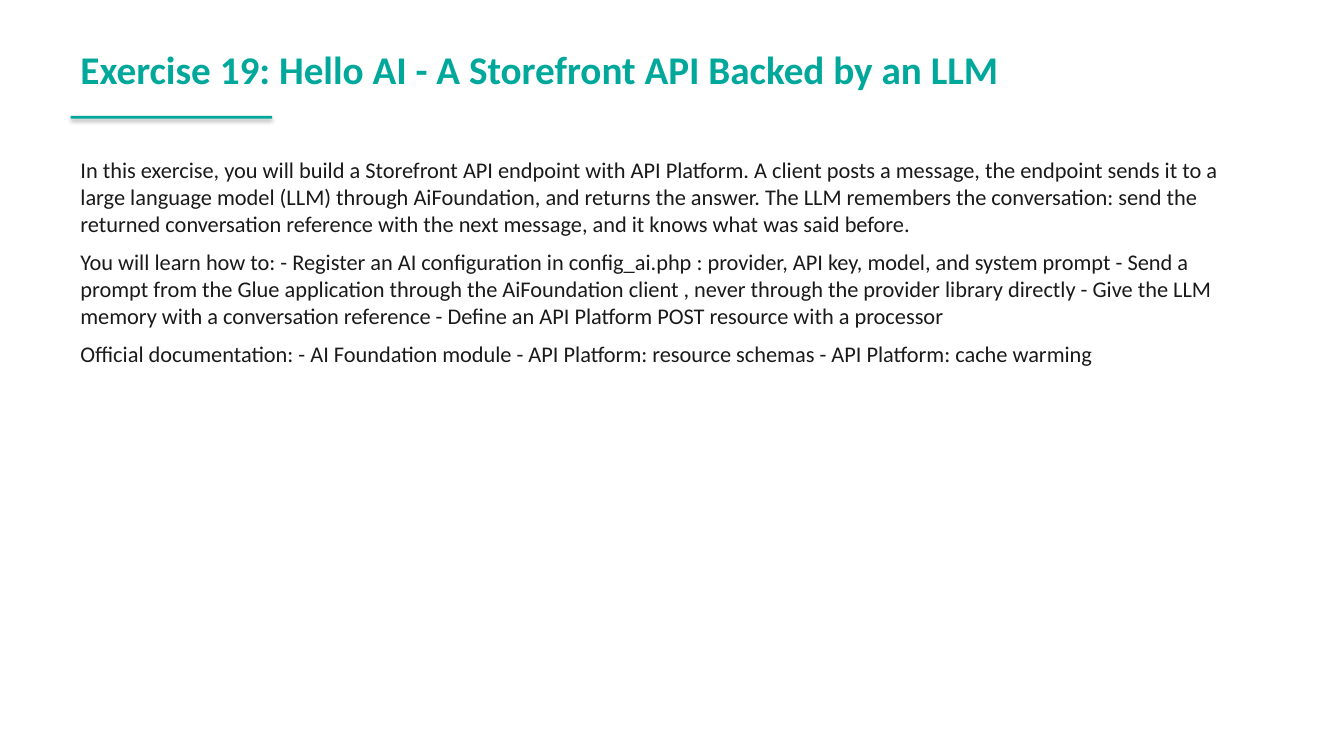
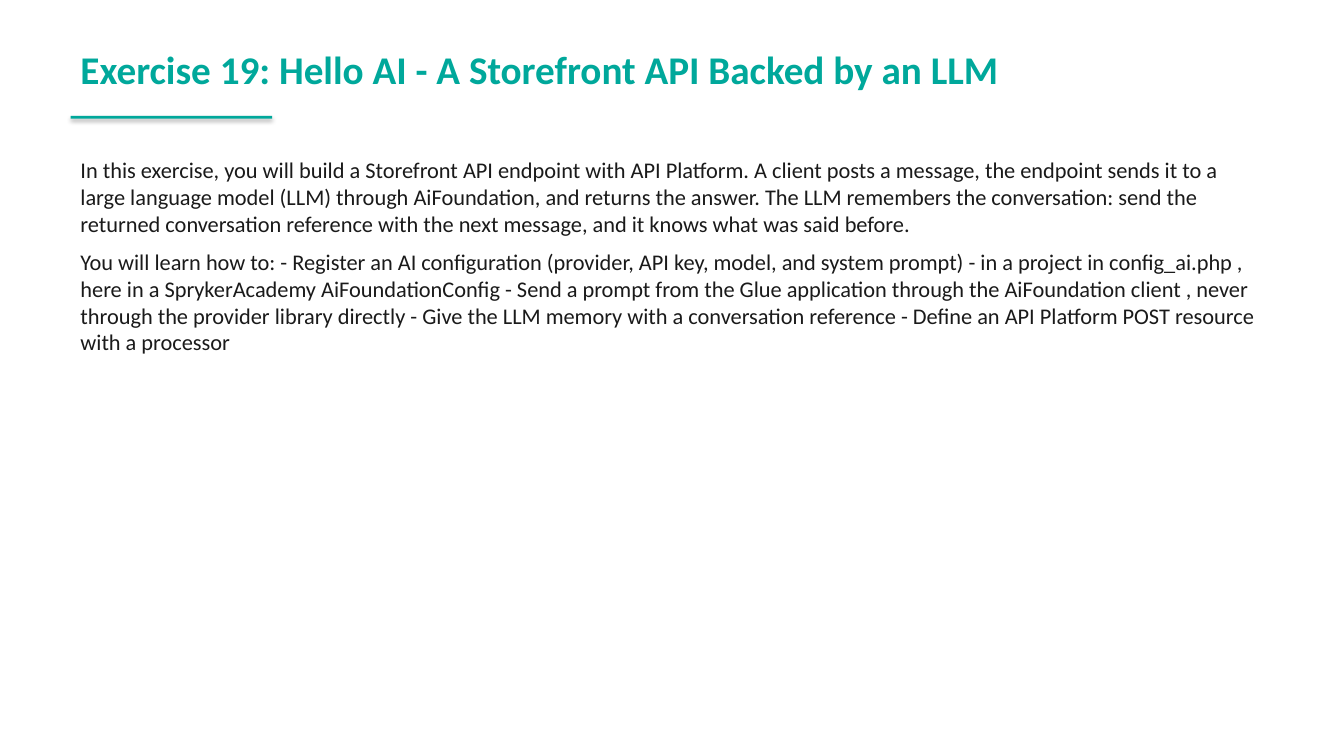
Before and after one commit to spryker-academy/instructor-exercises, a slide deck: slide 32 of guides-pptx/spryker-academy-ai.pptx. Drawn at 1344x756 pixels with LibreOffice and Linux fonts; fonts in the diff are those of the drawing. Boxes give left, top, right and bottom in pixels: in the first picture for what was removed or moved away, otherwise in the second. Text is boxed around its words. In the diff, an @@ line names an element or a change of style, - is before the commit and + after.

```diff
--- a/guides-pptx/spryker-academy-ai.pptx
+++ b/guides-pptx/spryker-academy-ai.pptx
@@ text at (80, 254, 1254, 354): text changed @@
-You will learn how to: - Register an AI configuration in config_ai.php : provider, API key, model, and system prompt - Send a prompt from the Glue application through the AiFoundation client , never through the provider library directly - Give the LLM memory with a conversation reference - Define an API Platform POST resource with a processor
-Official documentation: - AI Foundation module - API Platform: resource schemas - API Platform: cache warming
+You will learn how to: - Register an AI configuration (provider, API key, model, and system prompt) - in a project in config_ai.php , here in a SprykerAcademy AiFoundationConfig - Send a prompt from the Glue application through the AiFoundation client , never through the provider library directly - Give the LLM memory with a conversation reference - Define an API Platform POST resource with a processor
```
Also in this commit, not shown: 17 other slides changed, 2 slides added, 1 slide removed, 18 other files.
